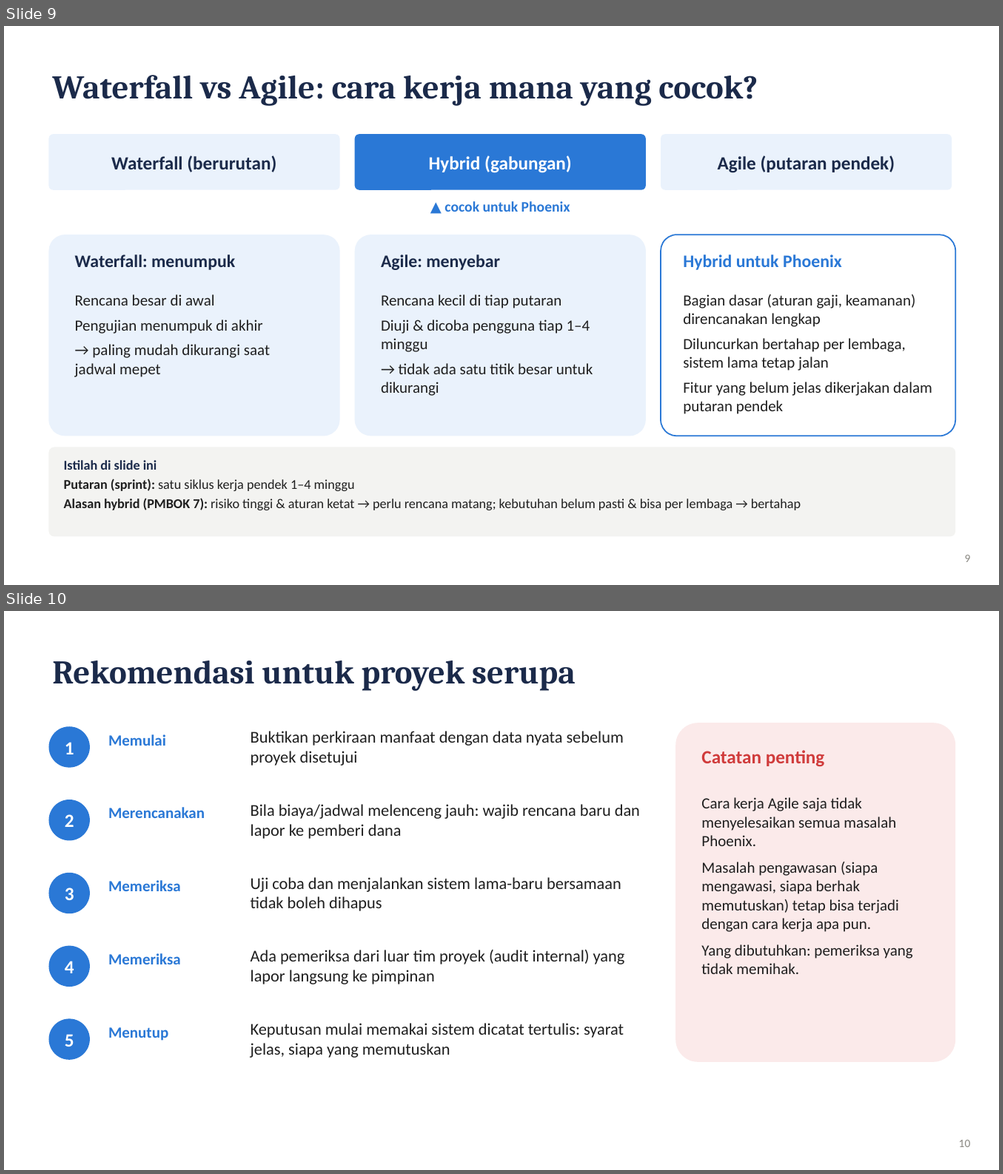
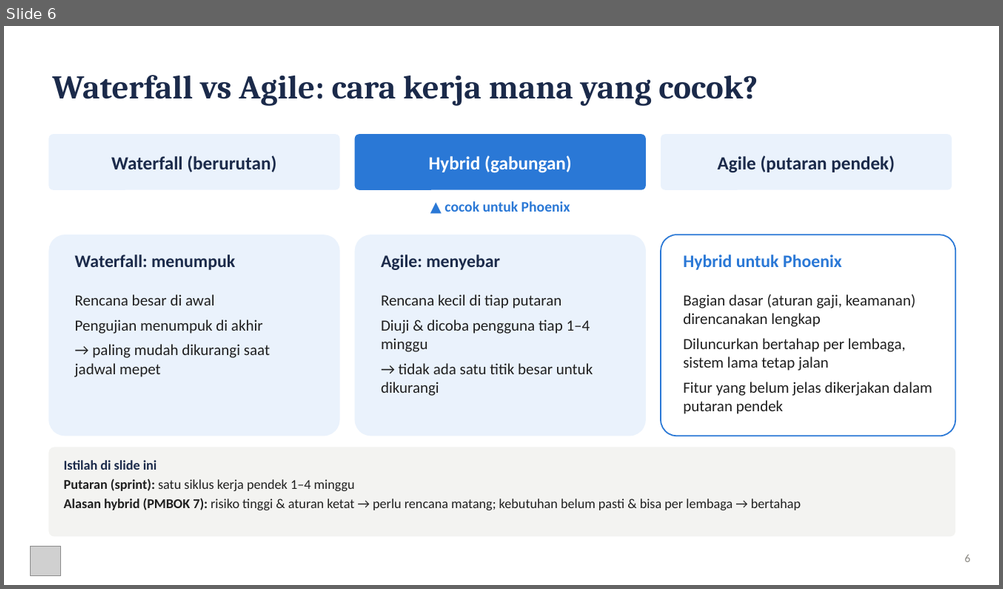
Before and after one commit to mingkimingki/it-proj-manag, a slide deck: tugas1/hasil/Tugas1_DistribusiEffort_Phoenix_Slide.pptx. Shown one above the other, each under a label of ours: slides 9 and 10 before the commit, slide 6 after it. The pictures are 1003x1174 and 1003x589 pixels, drawn with LibreOffice and Linux fonts; fonts in the diff are those of the drawing; grey boxes stand for pictures. Boxes give left, top, right and bottom in pixels: in the first picture for what was removed or moved away, otherwise in the second. Text is boxed around its words. In the diff, an @@ line names an element or a change of style, - is before the commit and + after.

```diff
--- a/tugas1/hasil/Tugas1_DistribusiEffort_Phoenix_Slide.pptx
+++ b/tugas1/hasil/Tugas1_DistribusiEffort_Phoenix_Slide.pptx
@@ slide 10 removed at <box>4,611,999,1170</box>, background #FFFFFF @@
@@ text removed at <box>52,661,575,691</box> @@
-Rekomendasi untuk proyek serupa
@@ ellipse removed at <box>48,726,90,768</box> @@
-1
@@ text removed at <box>108,735,166,746</box> @@
-Memulai
@@ text removed at <box>250,731,623,766</box> @@
-Buktikan perkiraan manfaat dengan data nyata sebelum proyek disetujui
@@ rounded rectangle removed at <box>675,723,956,1062</box> @@
@@ text removed at <box>701,750,825,767</box> @@
-Catatan penting
@@ ellipse removed at <box>48,800,90,841</box> @@
-2
@@ text removed at <box>108,807,205,818</box> @@
-Merencanakan
@@ text removed at <box>250,804,640,839</box> @@
-Bila biaya/jadwal melenceng jauh: wajib rencana baru dan lapor ke pemberi dana
@@ text removed at <box>701,797,913,974</box> @@
-Cara kerja Agile saja tidak menyelesaikan semua masalah Phoenix.
-Masalah pengawasan (siapa mengawasi, siapa berhak memutuskan) tetap bisa terjadi dengan cara kerja apa pun.
-Yang dibutuhkan: pemeriksa yang tidak memihak.
@@ ellipse removed at <box>48,873,90,914</box> @@
-3
@@ text removed at <box>108,880,181,891</box> @@
-Memeriksa
@@ text removed at <box>250,877,621,911</box> @@
-Uji coba dan menjalankan sistem lama-baru bersamaan tidak boleh dihapus
@@ ellipse removed at <box>48,946,90,987</box> @@
-4
@@ text removed at <box>108,954,181,965</box> @@
-Memeriksa
@@ text removed at <box>250,950,625,985</box> @@
-Ada pemeriksa dari luar tim proyek (audit internal) yang lapor langsung ke pimpinan
@@ ellipse removed at <box>48,1019,90,1060</box> @@
-5
@@ text removed at <box>108,1028,168,1041</box> @@
-Menutup
@@ text removed at <box>250,1023,623,1058</box> @@
-Keputusan mulai memakai sistem dicatat tertulis: syarat jelas, siapa yang memutuskan
@@ text removed at <box>959,1140,970,1147</box> @@
-10
@@ what was slide 9 is now slide 6 @@
@@ slide 6 changed as well @@
@@ picture added at <box>30,547,61,577</box> @@
@@ text at <box>965,554,970,562</box>: text changed @@
-9
+6
```
Also in this commit, not shown: 4 other slides changed, 4 slides added, 7 other slides removed, 10 other files.
